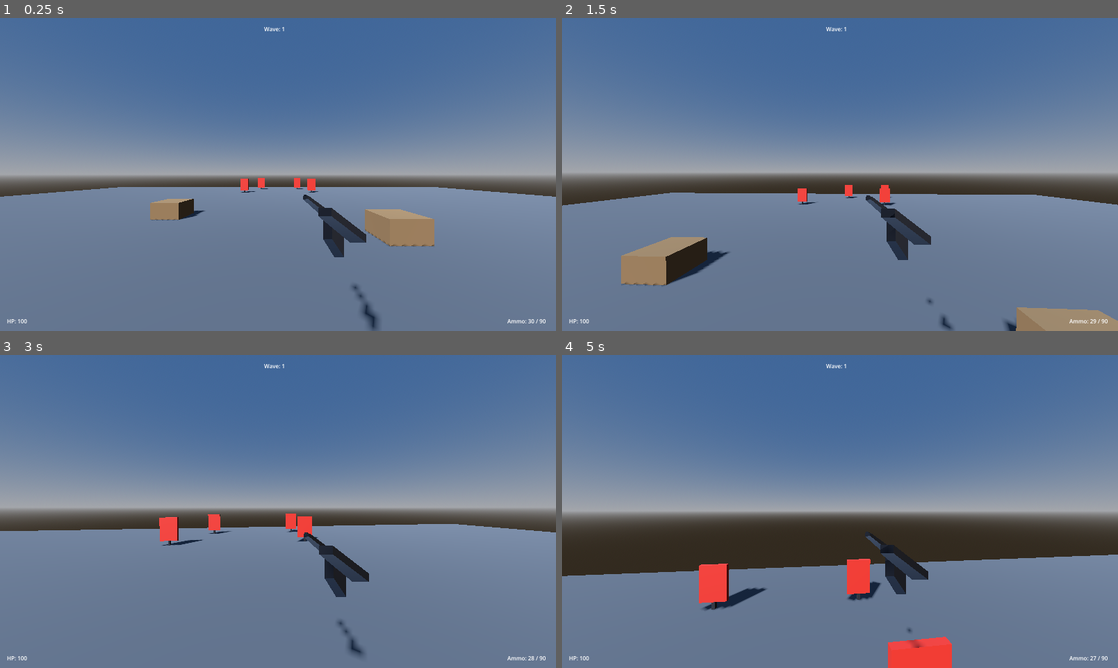
Above: before the commit, frames 1-4 (two rows, left to right).
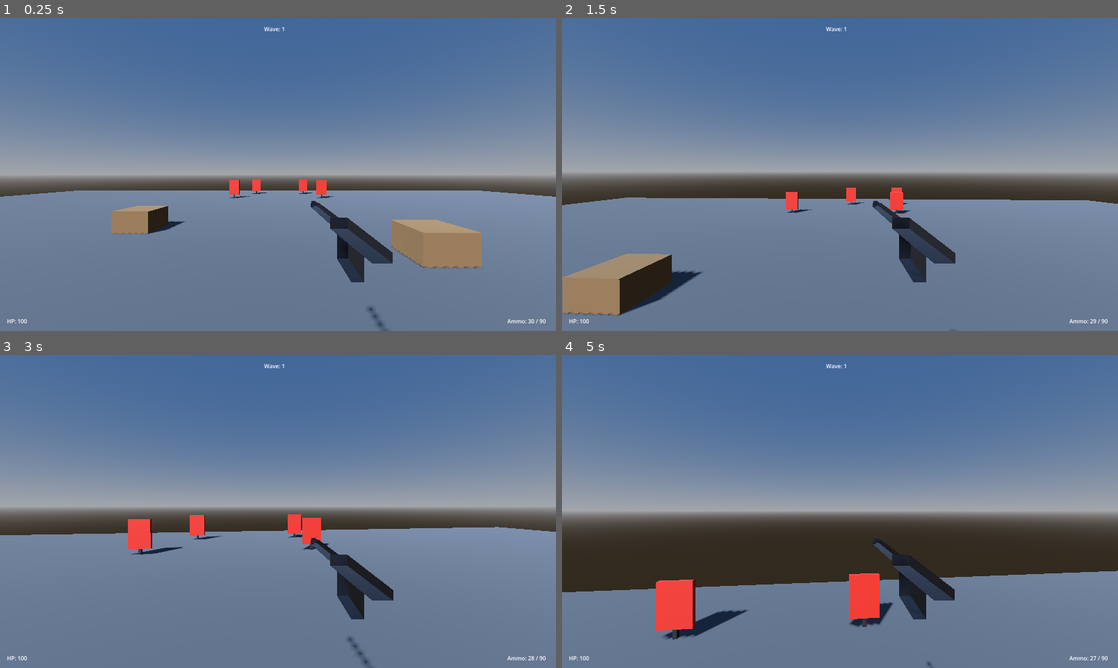
Above: after the commit, the same moments.

Repository: jou3706/last-loop
Game: Godot game, scene res://scenes/main.tscn
The game is run twice, just before and just after one commit, with the same random seed, the same clock (stepped at 60 frames per second) and the same inputs.
Inputs (mouse positions are in pixels of both pictures, inside the frame that each line leads up to):
- Up to frame 1 (0.25 s): no input
- Up to frame 2 (1.5 s): move the mouse to (867, 174) at 0.52 s; hold Right mouse button (aim) 0.53-1.28 s; hold W (move_forward) from 0.53 s (still down); tap Space (jump) at 0.77 s; move the mouse to (812, 174) at 1.27 s; click (812, 174) at 1.35 s
- Up to frame 3 (3 s): keep holding W (move_forward); tap Space (jump) at 1.52 s; move the mouse to (289, 505) at 2.02 s; hold Right mouse button (aim) 2.03-2.78 s; move the mouse to (272, 517) at 2.77 s; click (272, 517) at 2.85 s
- Up to frame 4 (5 s): keep holding W (move_forward); tap Space (jump) at 3.02, 3.77, 4.52 s; move the mouse to (878, 514) at 3.52 s; hold Right mouse button (aim) 3.53-4.28 s; move the mouse to (795, 508) at 4.27 s; click (795, 508) at 4.35 s

The runs differ from the first frame. In frame 1, 6.1% of the frame differs, in the area x 14-87%, y 51-100%; in frame 2, 7.9%; in frame 3, 3.5%; in frame 4, 9.7%, in the area x 0-100%, y 56-100%.

Commit message:
enhance: tween-based sprint FOV & crouch with head-bob, debug prints

Diff:
--- a/scripts/player.gd
+++ b/scripts/player.gd
@@ -2,7 +2,7 @@
 
 @export_category("Movement")
 @export var walk_speed := 3.5
-@export var sprint_speed := 7.0
+@export var sprint_speed := 8.0
 @export var ads_walk_speed := 2.2
 @export var jump_velocity := 4.5
 @export var gravity := 9.8
@@ -17,19 +17,19 @@
 @export var bob_enabled := true
 @export var bob_amplitude := 0.04
 @export var bob_frequency := 1.8
-
-@export_category("ADS")
+@export var sprint_bob_multiplier := 1.6
+
+@export_category("FOV")
+@export var hip_fov := 75.0
 @export var ads_fov := 50.0
-@export var hip_fov := 90.0
-@export var ads_transition_speed := 14.0
+@export var sprint_fov := 90.0
+@export var fov_transition_time := 0.25
 
 @export_category("Crouch")
-@export var crouch_speed := 1.8
-@export var crouch_height := 1.0
-@export var crouch_transition_speed := 10.0
-
-@export_category("Sprint FOV")
-@export var sprint_fov := 100.0
+@export var crouch_speed := 2.0
+@export var crouch_height := 0.9
+@export var crouch_camera_height := 0.8
+@export var crouch_transition_time := 0.18
 
 @export_category("Weapon")
 @export var fire_rate := 8.0  # RPS
@@ -59,6 +59,11 @@
 var _base_head_pos := Vector3.ZERO
 var _ads_active := false
 var _crouching := false
+var _was_sprinting := false
+var _was_crouching := false
+var _fov_target := 0.0
+var _fov_tween: Tween
+var _crouch_tween: Tween
 
 var _current_mag := 0
 var _current_reserve := 0
@@ -70,6 +75,7 @@
 	_base_cam_pos = camera.position
 	_base_head_pos = head.position
 	camera.fov = hip_fov
+	_fov_target = hip_fov
 	_current_mag = mag_size
 	_current_reserve = reserve_ammo
 	_align_muzzle_ray()
@@ -107,7 +113,7 @@
 		_start_reload()
 
 func _physics_process(delta: float) -> void:
-	_update_crouch(delta)
+	_update_crouch()
 	if is_on_floor():
 		if Input.is_action_just_pressed("jump"):
 			velocity.y = jump_velocity
@@ -129,11 +135,17 @@
 
 	move_and_slide()
 
-	var target_fov := ads_fov if _ads_active else (sprint_fov if sprinting else hip_fov)
-	camera.fov = lerpf(camera.fov, target_fov, ads_transition_speed * delta)
-
-	_update_bob(delta, input_dir, speed)
+	_set_fov_target(ads_fov if _ads_active else (sprint_fov if sprinting else hip_fov))
+
+	_update_bob(delta, input_dir, speed, sprinting)
 	_update_recoil(delta)
+
+	if sprinting != _was_sprinting:
+		print("Sprinting: ", sprinting)
+		_was_sprinting = sprinting
+	if _crouching != _was_crouching:
+		print("Crouching: ", _crouching)
+		_was_crouching = _crouching
 
 	if Input.is_action_pressed("fire"):
 		_try_fire()
@@ -175,19 +187,43 @@
 	var q := PhysicsRayQueryParameters3D.create(head.global_position, head.global_position + Vector3.UP * 1.2, 1)
 	return space.intersect_ray(q).is_empty()
 
-func _update_crouch(delta: float) -> void:
+func _set_fov_target(target: float) -> void:
+	if target == _fov_target:
+		return
+	_fov_target = target
+	if _fov_tween and _fov_tween.is_valid():
+		_fov_tween.kill()
+	_fov_tween = create_tween()
+	_fov_tween.set_trans(Tween.TRANS_QUART)
+	_fov_tween.set_ease(Tween.EASE_OUT)
+	_fov_tween.tween_property(camera, "fov", target, fov_transition_time)
+
+func _update_crouch() -> void:
 	var want_crouch := Input.is_action_pressed("crouch")
 	if not want_crouch and not _can_stand():
 		want_crouch = true
-	_crouching = want_crouch and is_on_floor()
-	var ratio := crouch_height / 1.8
-	var target_head_y := _base_head_pos.y * ratio if _crouching else _base_head_pos.y
-	head.position.y = lerpf(head.position.y, target_head_y, crouch_transition_speed * delta)
+	var new_crouch := want_crouch and is_on_floor()
+	if new_crouch != _crouching:
+		_crouching = new_crouch
+		_animate_crouch()
+
+func _animate_crouch() -> void:
+	if _crouch_tween and _crouch_tween.is_valid():
+		_crouch_tween.kill()
+	_crouch_tween = create_tween()
+	_crouch_tween.set_trans(Tween.TRANS_QUART)
+	_crouch_tween.set_ease(Tween.EASE_OUT)
 	var shape := collision_shape.shape as CapsuleShape3D
-	if shape:
-		var target_height := crouch_height if _crouching else 1.8
-		shape.height = lerpf(shape.height, target_height, crouch_transition_speed * delta)
-		collision_shape.position.y = lerpf(collision_shape.position.y, target_height * 0.5, crouch_transition_speed * delta)
+	if _crouching:
+		_crouch_tween.tween_property(head, "position:y", crouch_camera_height, crouch_transition_time)
+		if shape:
+			_crouch_tween.parallel().tween_property(shape, "height", crouch_height, crouch_transition_time)
+			_crouch_tween.parallel().tween_property(collision_shape, "position:y", crouch_height * 0.5, crouch_transition_time)
+	else:
+		_crouch_tween.tween_property(head, "position:y", _base_head_pos.y, crouch_transition_time)
+		if shape:
+			_crouch_tween.parallel().tween_property(shape, "height", 1.8, crouch_transition_time)
+			_crouch_tween.parallel().tween_property(collision_shape, "position:y", 0.9, crouch_transition_time)
 
 func _reset_fire() -> void:
 	_can_fire = true
@@ -253,15 +289,16 @@
 		_recoil.y *= 0.9
 		_recoil.x *= 0.9
 
-func _update_bob(delta: float, input_dir: Vector2, speed: float) -> void:
+func _update_bob(delta: float, input_dir: Vector2, speed: float, sprinting: bool) -> void:
 	if not bob_enabled or _ads_active or _crouching:
 		_bob_time = 0.0
 		camera.position = camera.position.lerp(_base_cam_pos, 12.0 * delta)
 		return
 	var moving := is_on_floor() and input_dir != Vector2.ZERO
 	if moving:
+		var freq := bob_frequency * (sprint_bob_multiplier if sprinting else 1.0)
 		_bob_time += delta * (speed / walk_speed)
-		var phase := _bob_time * TAU * bob_frequency
+		var phase := _bob_time * TAU * freq
 		camera.position.y = lerpf(camera.position.y, _base_cam_pos.y + sin(phase) * bob_amplitude, 10.0 * delta)
 		camera.position.x = lerpf(camera.position.x, _base_cam_pos.x + cos(phase * 0.5) * bob_amplitude * 0.6, 10.0 * delta)
 	else:
Not shown, added: _check2.gd.uid
